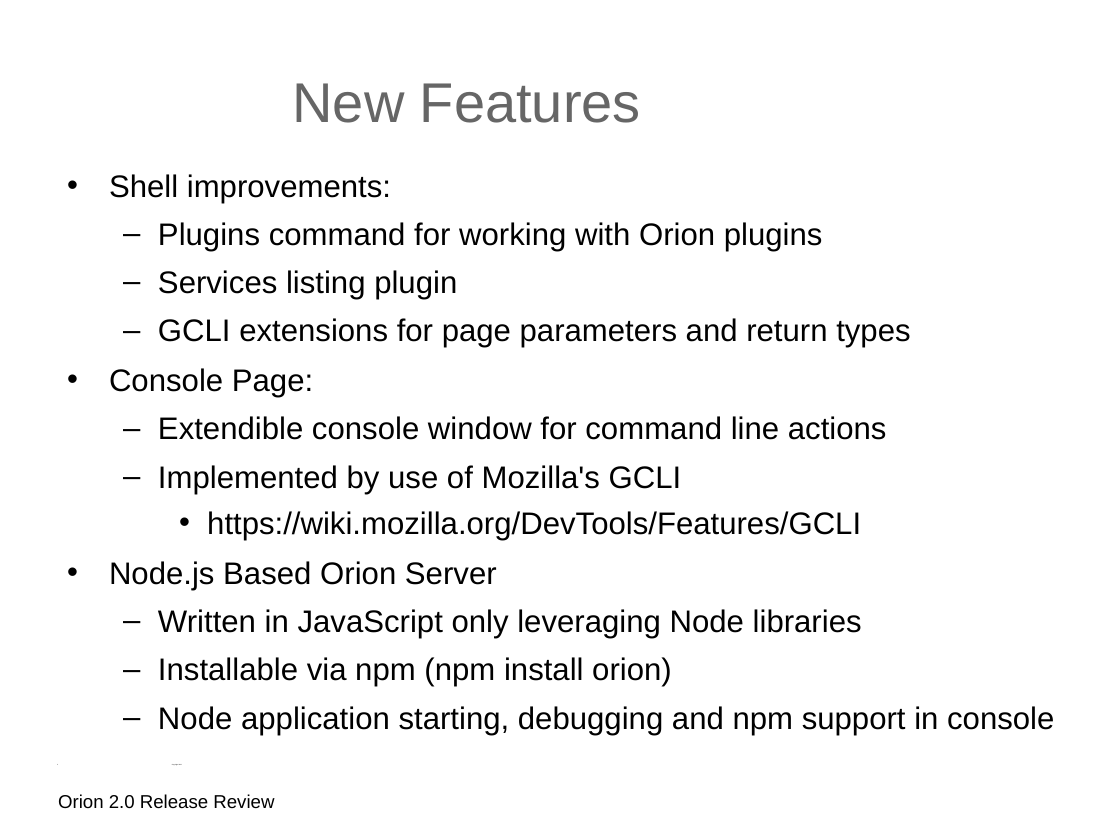
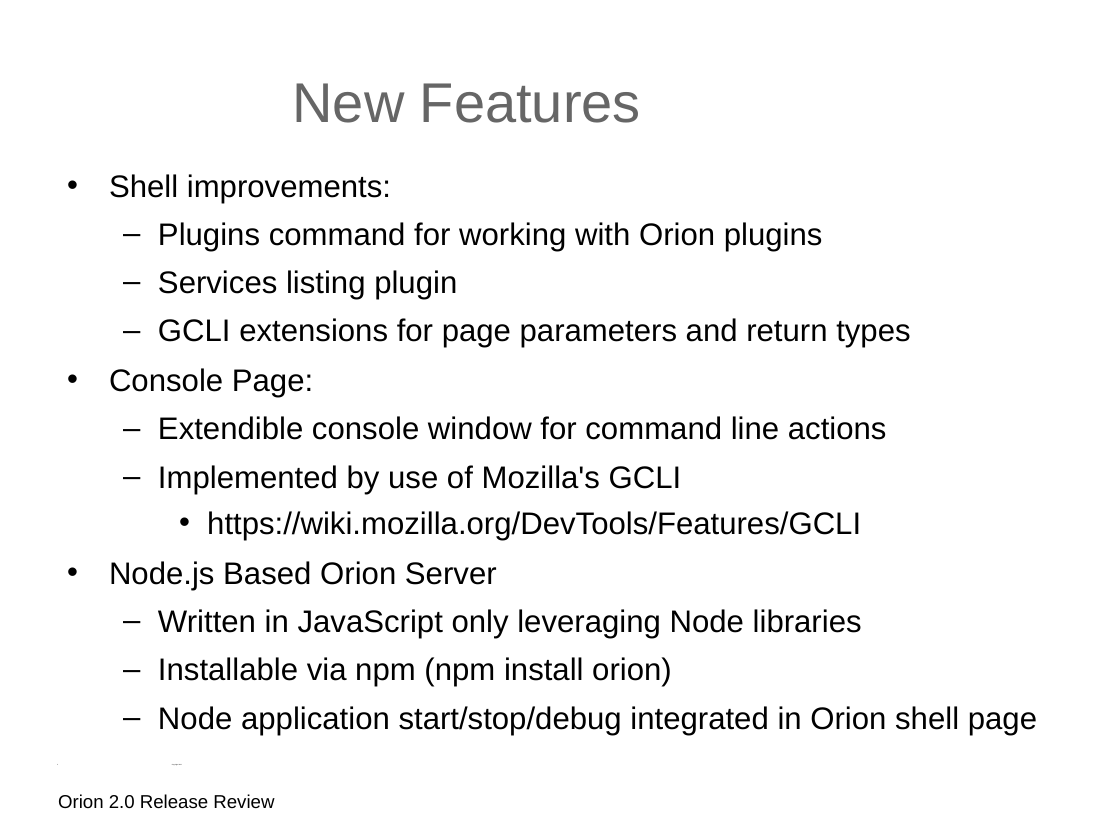
Before and after one commit to eclipse-archived/orion, a slide deck: slide 3 of reviews/orion-2-0-release-review.odp. Drawn at 1120x840 pixels with LibreOffice and Linux fonts; fonts in the diff are those of the drawing; background and template pictures are left out. Boxes give left, top, right and bottom in pixels: in the first picture for what was removed or moved away, otherwise in the second. Text is boxed around its words. In the diff, an @@ line names an element or a change of style, - is before the commit and + after.

```diff
--- a/reviews/orion-2-0-release-review.odp
+++ b/reviews/orion-2-0-release-review.odp
@@ text at bbox=[158, 706, 1037, 735]: text changed @@
-  – Node application starting, debugging and npm support in console
+  – Node application start/stop/debug integrated in Orion shell page
```
Also in this commit, not shown: 3 other slides changed, 1 other file.
